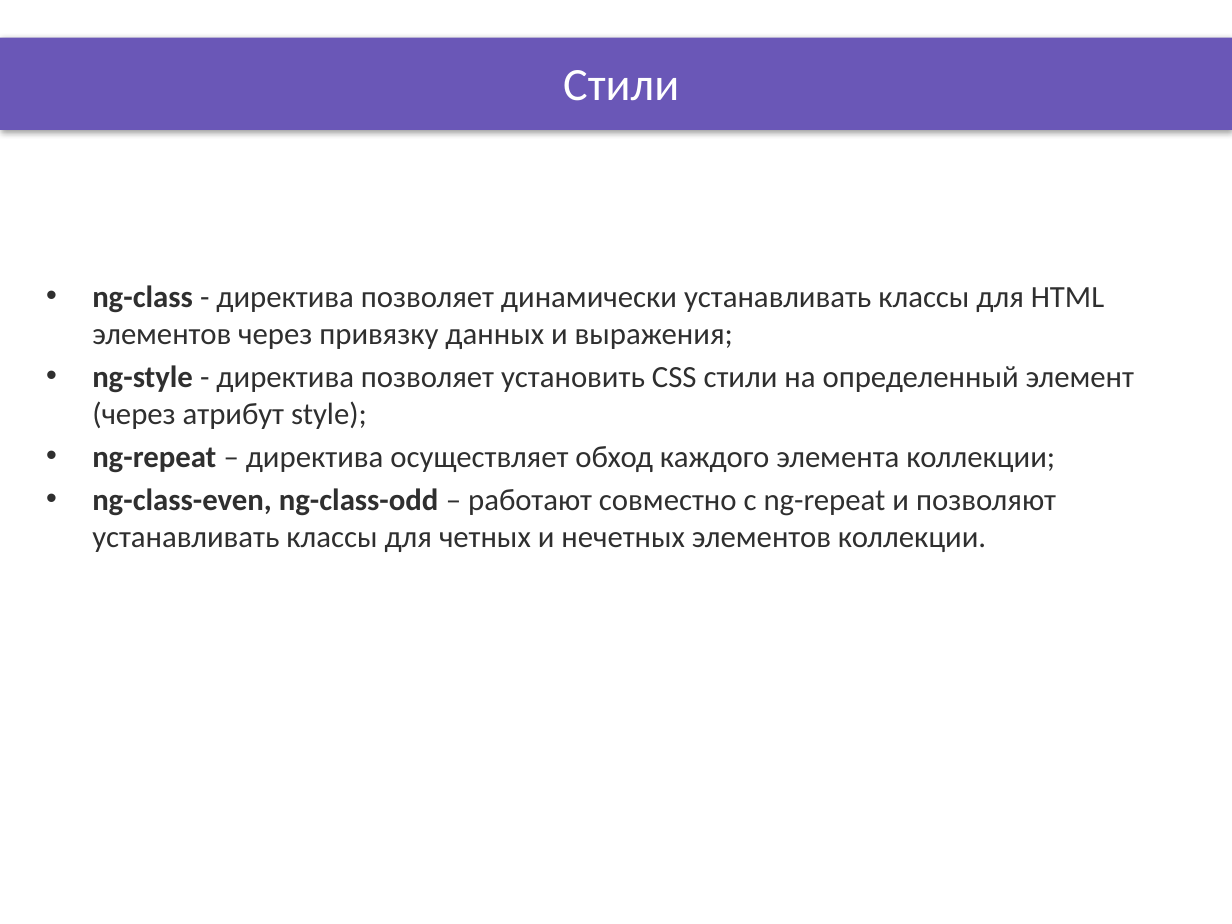
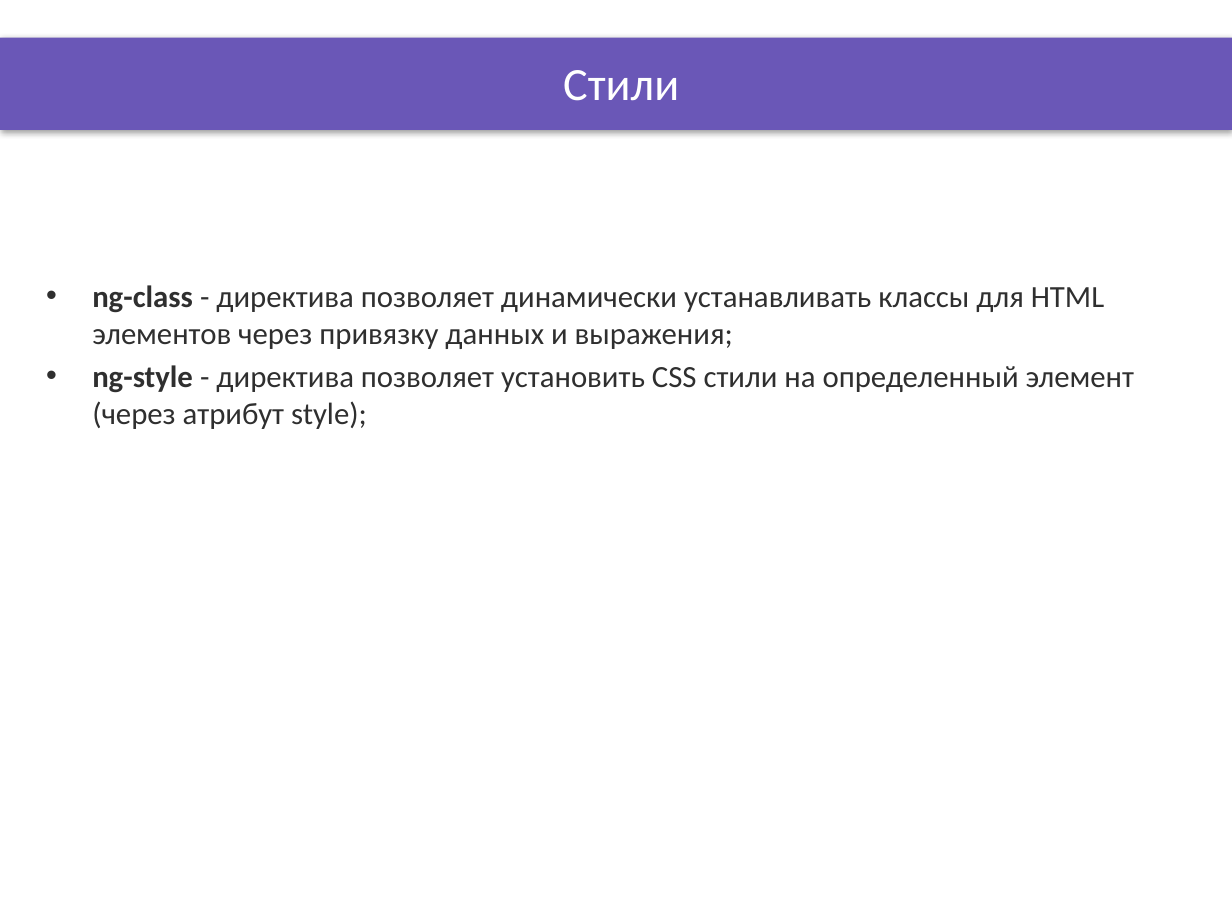
Before and after one commit to DinamickaDevelopment/ignite, a slide deck: slide 3 of AngularJS/lesson_13/Presentation/Filters_DOM.pptx. Drawn at 1232x924 pixels with LibreOffice and Linux fonts; fonts in the diff are those of the drawing; background and template pictures are left out. Boxes give left, top, right and bottom in pixels: in the first picture for what was removed or moved away, otherwise in the second. Text is boxed around its words. In the diff, an @@ line names an element or a change of style, - is before the commit and + after.

```diff
--- a/AngularJS/lesson_13/Presentation/Filters_DOM.pptx
+++ b/AngularJS/lesson_13/Presentation/Filters_DOM.pptx
@@ text at <box>92,446,1056,552</box>: paragraphs removed @@
-• ng-repeat – директива осуществляет обход каждого элемента коллекции;
-• ng-class-even, ng-class-odd – работают совместно с ng-repeat и позволяют устанавливать классы для четных и нечетных элементов коллекции.
```
Also in this commit, not shown: 1 other slide changed, 13 other files.
